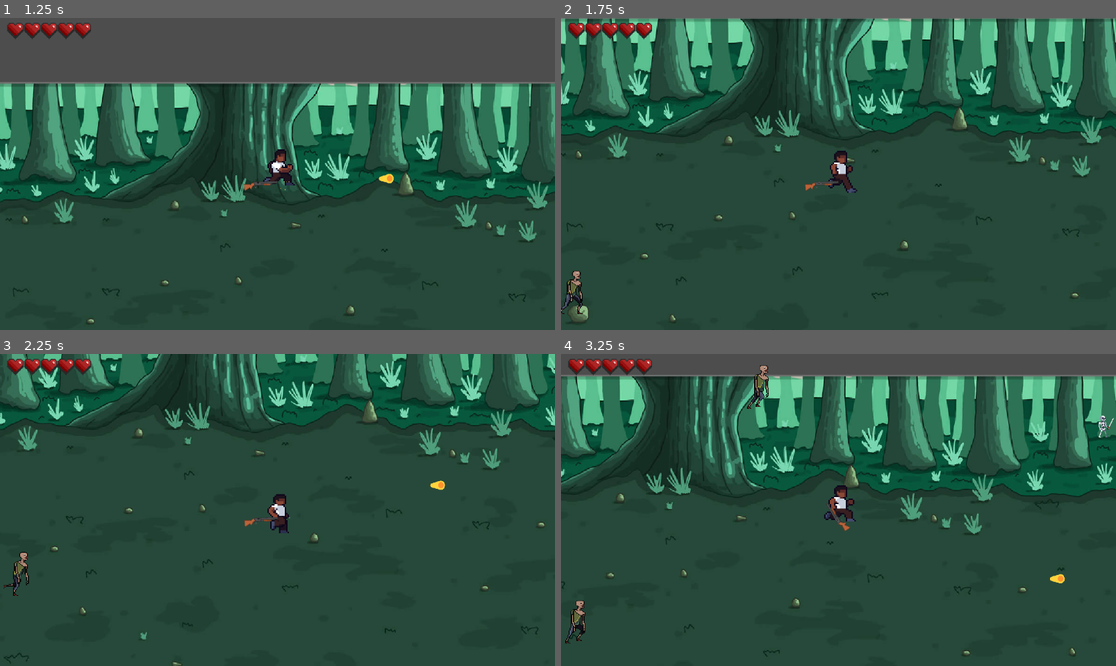
Above: before the commit, frames 1-4 (two rows, left to right).
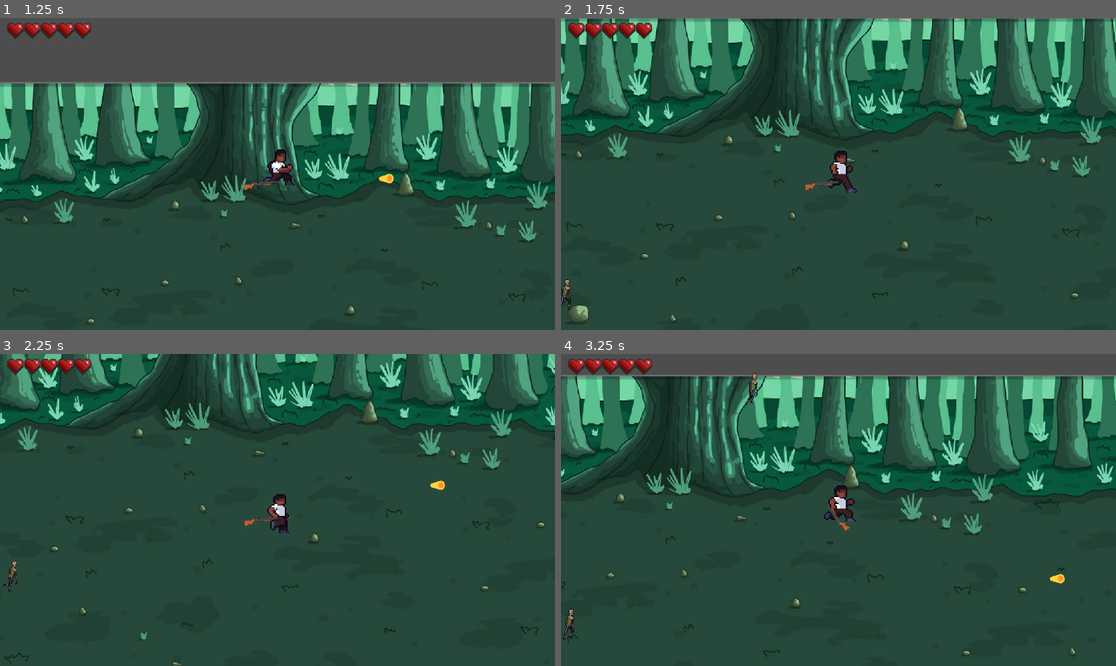
Above: after the commit, the same moments.

Repository: HJBallen/Godot_Project
Game: Godot game, scene res://scenes/stage.tscn
Two runs of this game, one before a commit and one after it. Both use one fixed random seed, a clock stepped at 60 frames per second and the inputs below.
Inputs:
- Up to frame 1 (1.25 s): tap Enter at 0.5 s; hold D (move_right) from 0.53 s (still down)
- Up to frame 2 (1.75 s): release D (move_right) at 1.28 s; hold S (move_down) from 1.28 s (still down)
- Up to frame 3 (2.25 s): release S (move_down) at 2.03 s; hold D (move_right) from 2.03 s (still down)
- Up to frame 4 (3.25 s): release D (move_right) at 2.78 s; hold W (move_up) from 2.78 s (still down)

Frame 1 is identical in both runs. In frame 2, 0.3% of the frame differs, in the area x 0-4%, y 81-95%; in frame 3, 0.3%; in frame 4, 0.7%, in the area x 0-100%, y 3-93%.
Error in both runs: Attempt to call function 'play' in base 'null instance' on a null instance. (res://scripts/zombie.gd:18)

Commit message:
Se modificaron las escenas y sus animaciones

Diff:
--- a/scenes/bullet.tscn
+++ b/scenes/bullet.tscn
@@ -21,3 +21,5 @@
 [node name="CollisionShape2D" type="CollisionShape2D" parent="."]
 position = Vector2(-4.9371, -3.10243)
 shape = SubResource("CircleShape2D_k230a")
+
+[connection signal="body_entered" from="." to="." method="_on_body_entered"]
--- a/scenes/esqueleto.tscn
+++ b/scenes/esqueleto.tscn
@@ -1,13 +1,52 @@
-[gd_scene load_steps=9 format=3 uid="uid://qoi2nwhqqv87"]
-
-[ext_resource type="Script" path="res://scripts/zombie.gd" id="1_bn5xv"]
+[gd_scene load_steps=20 format=3 uid="uid://qoi2nwhqqv87"]
+
+[ext_resource type="Script" path="res://scripts/esqueleto.gd" id="1_0ycsg"]
 [ext_resource type="Texture2D" uid="uid://jbtcky367gyi" path="res://assets/enemies/skeleton/Skeleton_01_White_Walk.png" id="2_fak58"]
 [ext_resource type="Texture2D" uid="uid://co40pgq4wlbvs" path="res://assets/enemies/skeleton/Skeleton_01_White_Hurt.png" id="3_re63j"]
+[ext_resource type="Texture2D" uid="uid://cabgdnfdf8mpk" path="res://assets/enemies/skeleton/Skeleton_01_White_Die.png" id="4_1jr7o"]
+
+[sub_resource type="Animation" id="Animation_2sny7"]
+length = 0.001
+tracks/0/type = "value"
+tracks/0/imported = false
+tracks/0/enabled = true
+tracks/0/path = NodePath("Sprite2D:frame")
+tracks/0/interp = 1
+tracks/0/loop_wrap = true
+tracks/0/keys = {
+"times": PackedFloat32Array(0),
+"transitions": PackedFloat32Array(1),
+"update": 1,
+"values": [0]
+}
+tracks/1/type = "value"
+tracks/1/imported = false
+tracks/1/enabled = true
+tracks/1/path = NodePath("Sprite2D:texture")
+tracks/1/interp = 1
+tracks/1/loop_wrap = true
+tracks/1/keys = {
+"times": PackedFloat32Array(0),
+"transitions": PackedFloat32Array(1),
+"update": 1,
+"values": [ExtResource("2_fak58")]
+}
+tracks/2/type = "value"
+tracks/2/imported = false
+tracks/2/enabled = true
+tracks/2/path = NodePath("Sprite2D:hframes")
+tracks/2/interp = 1
+tracks/2/loop_wrap = true
+tracks/2/keys = {
+"times": PackedFloat32Array(0),
+"transitions": PackedFloat32Array(1),
+"update": 1,
+"values": [5]
+}
 
 [sub_resource type="Animation" id="Animation_r04g8"]
 resource_name = "hurt"
 length = 0.5
-loop_mode = 1
 tracks/0/type = "value"
 tracks/0/imported = false
 tracks/0/enabled = true
@@ -43,45 +82,6 @@
 "transitions": PackedFloat32Array(1),
 "update": 1,
 "values": [ExtResource("3_re63j")]
-}
-
-[sub_resource type="Animation" id="Animation_2sny7"]
-length = 0.001
-tracks/0/type = "value"
-tracks/0/imported = false
-tracks/0/enabled = true
-tracks/0/path = NodePath("Sprite2D:frame")
-tracks/0/interp = 1
-tracks/0/loop_wrap = true
-tracks/0/keys = {
-"times": PackedFloat32Array(0),
-"transitions": PackedFloat32Array(1),
-"update": 1,
-"values": [0]
-}
-tracks/1/type = "value"
-tracks/1/imported = false
-tracks/1/enabled = true
-tracks/1/path = NodePath("Sprite2D:texture")
-tracks/1/interp = 1
-tracks/1/loop_wrap = true
-tracks/1/keys = {
-"times": PackedFloat32Array(0),
-"transitions": PackedFloat32Array(1),
-"update": 1,
-"values": [ExtResource("2_fak58")]
-}
-tracks/2/type = "value"
-tracks/2/imported = false
-tracks/2/enabled = true
-tracks/2/path = NodePath("Sprite2D:hframes")
-tracks/2/interp = 1
-tracks/2/loop_wrap = true
-tracks/2/keys = {
-"times": PackedFloat32Array(0),
-"transitions": PackedFloat32Array(1),
-"update": 1,
-"values": [5]
 }
 
 [sub_resource type="Animation" id="Animation_srjyy"]
@@ -124,12 +124,91 @@
 "values": [10]
 }
 
+[sub_resource type="Animation" id="Animation_f4fkr"]
+resource_name = "die"
+tracks/0/type = "value"
+tracks/0/imported = false
+tracks/0/enabled = true
+tracks/0/path = NodePath("Sprite2D:texture")
+tracks/0/interp = 1
+tracks/0/loop_wrap = true
+tracks/0/keys = {
+"times": PackedFloat32Array(0),
+"transitions": PackedFloat32Array(1),
+"update": 1,
+"values": [ExtResource("4_1jr7o")]
+}
+tracks/1/type = "value"
+tracks/1/imported = false
+tracks/1/enabled = true
+tracks/1/path = NodePath("Sprite2D:hframes")
+tracks/1/interp = 1
+tracks/1/loop_wrap = true
+tracks/1/keys = {
+"times": PackedFloat32Array(0),
+"transitions": PackedFloat32Array(1),
+"update": 1,
+"values": [13]
+}
+tracks/2/type = "value"
+tracks/2/imported = false
+tracks/2/enabled = true
+tracks/2/path = NodePath("Sprite2D:frame")
+tracks/2/interp = 1
+tracks/2/loop_wrap = true
+tracks/2/keys = {
+"times": PackedFloat32Array(0, 0.1, 0.2, 0.3, 0.4, 0.5, 0.6, 0.7, 0.8, 0.9, 1),
+"transitions": PackedFloat32Array(1, 1, 1, 1, 1, 1, 1, 1, 1, 1, 1),
+"update": 1,
+"values": [0, 1, 2, 3, 4, 5, 6, 7, 8, 9, 12]
+}
+
 [sub_resource type="AnimationLibrary" id="AnimationLibrary_rc7mo"]
 _data = {
 "RESET": SubResource("Animation_2sny7"),
+"die": SubResource("Animation_f4fkr"),
 "hurt": SubResource("Animation_r04g8"),
 "walk": SubResource("Animation_srjyy")
 }
+
+[sub_resource type="AnimationNodeAnimation" id="AnimationNodeAnimation_w1gpn"]
+animation = &"die"
+
+[sub_resource type="AnimationNodeAnimation" id="AnimationNodeAnimation_rxwhf"]
+animation = &"hurt"
+
+[sub_resource type="AnimationNodeAnimation" id="AnimationNodeAnimation_deppk"]
+animation = &"walk"
+
+[sub_resource type="AnimationNodeStateMachineTransition" id="AnimationNodeStateMachineTransition_els8e"]
+advance_mode = 2
+
+[sub_resource type="AnimationNodeStateMachineTransition" id="AnimationNodeStateMachineTransition_g3g4p"]
+advance_mode = 2
+advance_condition = &"is_hurt"
+
+[sub_resource type="AnimationNodeStateMachineTransition" id="AnimationNodeStateMachineTransition_6chht"]
+switch_mode = 2
+advance_mode = 2
+advance_condition = &"is_walking"
+
+[sub_resource type="AnimationNodeStateMachineTransition" id="AnimationNodeStateMachineTransition_n6ajk"]
+advance_mode = 2
+advance_condition = &"is_dead"
+
+[sub_resource type="AnimationNodeStateMachineTransition" id="AnimationNodeStateMachineTransition_kjucn"]
+advance_mode = 2
+advance_condition = &"is_dead"
+
+[sub_resource type="AnimationNodeStateMachine" id="AnimationNodeStateMachine_5ndd4"]
+states/die/node = SubResource("AnimationNodeAnimation_w1gpn")
+states/die/position = Vector2(493.054, -2)
+states/hurt/node = SubResource("AnimationNodeAnimation_rxwhf")
+states/hurt/position = Vector2(633.054, 100)
+states/walk/node = SubResource("AnimationNodeAnimation_deppk")
+states/walk/position = Vector2(356.054, 100)
+transitions = ["Start", "walk", SubResource("AnimationNodeStateMachineTransition_els8e"), "walk", "hurt", SubResource("AnimationNodeStateMachineTransition_g3g4p"), "hurt", "walk", SubResource("AnimationNodeStateMachineTransition_6chht"), "hurt", "die", SubResource("AnimationNodeStateMachineTransition_n6ajk"), "walk", "die", SubResource("AnimationNodeStateMachineTransition_kjucn")]
+graph_offset = Vector2(71.0536, -62.9344)
 
 [sub_resource type="CircleShape2D" id="CircleShape2D_0ubp4"]
 radius = 15.5952
@@ -138,7 +217,7 @@
 collision_layer = 2
 collision_mask = 3
 platform_floor_layers = 4294967040
-script = ExtResource("1_bn5xv")
+script = ExtResource("1_0ycsg")
 
 [node name="Sprite2D" type="Sprite2D" parent="."]
 texture = ExtResource("2_fak58")
@@ -150,7 +229,20 @@
 "": SubResource("AnimationLibrary_rc7mo")
 }
 
+[node name="AnimationTree" type="AnimationTree" parent="Sprite2D"]
+root_node = NodePath("../..")
+libraries = {
+"": SubResource("AnimationLibrary_rc7mo")
+}
+tree_root = SubResource("AnimationNodeStateMachine_5ndd4")
+anim_player = NodePath("../AnimationPlayer")
+parameters/conditions/is_dead = false
+parameters/conditions/is_hurt = false
+parameters/conditions/is_walking = false
+
 [node name="CollisionShape2D" type="CollisionShape2D" parent="."]
 position = Vector2(-2, 29)
 scale = Vector2(0.9, 0.9)
 shape = SubResource("CircleShape2D_0ubp4")
+
+[connection signal="animation_finished" from="Sprite2D/AnimationTree" to="." method="on_animations_finished"]
--- a/scenes/zombie.tscn
+++ b/scenes/zombie.tscn
@@ -1,71 +1,218 @@
-[gd_scene load_steps=13 format=3 uid="uid://dpuh7c61rss2e"]
+[gd_scene load_steps=20 format=3 uid="uid://dpuh7c61rss2e"]
 
 [ext_resource type="Script" path="res://scripts/zombie.gd" id="1_bn5xv"]
-[ext_resource type="Texture2D" uid="uid://dovan4vfvop7o" path="res://assets/enemies/zombie/Walk.png" id="2_bsrvk"]
-
-[sub_resource type="AtlasTexture" id="AtlasTexture_66ra8"]
-atlas = ExtResource("2_bsrvk")
-region = Rect2(0, 0, 96, 96)
-
-[sub_resource type="AtlasTexture" id="AtlasTexture_kcq8m"]
-atlas = ExtResource("2_bsrvk")
-region = Rect2(96, 0, 96, 96)
-
-[sub_resource type="AtlasTexture" id="AtlasTexture_5wygj"]
-atlas = ExtResource("2_bsrvk")
-region = Rect2(192, 0, 96, 96)
-
-[sub_resource type="AtlasTexture" id="AtlasTexture_wa64m"]
-atlas = ExtResource("2_bsrvk")
-region = Rect2(288, 0, 96, 96)
-
-[sub_resource type="AtlasTexture" id="AtlasTexture_ef13w"]
-atlas = ExtResource("2_bsrvk")
-region = Rect2(384, 0, 96, 96)
-
-[sub_resource type="AtlasTexture" id="AtlasTexture_rmrnq"]
-atlas = ExtResource("2_bsrvk")
-region = Rect2(480, 0, 96, 96)
-
-[sub_resource type="AtlasTexture" id="AtlasTexture_lvlkt"]
-atlas = ExtResource("2_bsrvk")
-region = Rect2(576, 0, 96, 96)
-
-[sub_resource type="AtlasTexture" id="AtlasTexture_gfnta"]
-atlas = ExtResource("2_bsrvk")
-region = Rect2(672, 0, 96, 96)
-
-[sub_resource type="SpriteFrames" id="SpriteFrames_laayd"]
-animations = [{
-"frames": [{
-"duration": 1.0,
-"texture": SubResource("AtlasTexture_66ra8")
-}, {
-"duration": 1.0,
-"texture": SubResource("AtlasTexture_kcq8m")
-}, {
-"duration": 1.0,
-"texture": SubResource("AtlasTexture_5wygj")
-}, {
-"duration": 1.0,
-"texture": SubResource("AtlasTexture_wa64m")
-}, {
-"duration": 1.0,
-"texture": SubResource("AtlasTexture_ef13w")
-}, {
-"duration": 1.0,
-"texture": SubResource("AtlasTexture_rmrnq")
-}, {
-"duration": 1.0,
-"texture": SubResource("AtlasTexture_lvlkt")
-}, {
-"duration": 1.0,
-"texture": SubResource("AtlasTexture_gfnta")
-}],
-"loop": true,
-"name": &"walk",
-"speed": 10.0
-}]
+[ext_resource type="Texture2D" uid="uid://bl4upo75xrecx" path="res://assets/enemies/zombie/Walk.png" id="2_bsrvk"]
+[ext_resource type="Texture2D" uid="uid://ccccdtgkvi354" path="res://assets/enemies/zombie/Dead.png" id="2_jhwty"]
+[ext_resource type="Texture2D" uid="uid://gcottrodwmq0" path="res://assets/enemies/zombie/Hurt.png" id="3_akye5"]
+
+[sub_resource type="Animation" id="Animation_wou1k"]
+resource_name = "hurt"
+length = 0.3
+tracks/0/type = "value"
+tracks/0/imported = false
+tracks/0/enabled = true
+tracks/0/path = NodePath(".:texture")
+tracks/0/interp = 1
+tracks/0/loop_wrap = true
+tracks/0/keys = {
+"times": PackedFloat32Array(0),
+"transitions": PackedFloat32Array(1),
+"update": 1,
+"values": [ExtResource("3_akye5")]
+}
+tracks/1/type = "value"
+tracks/1/imported = false
+tracks/1/enabled = true
+tracks/1/path = NodePath(".:hframes")
+tracks/1/interp = 1
+tracks/1/loop_wrap = true
+tracks/1/keys = {
+"times": PackedFloat32Array(0),
+"transitions": PackedFloat32Array(1),
+"update": 1,
+"values": [3]
+}
+tracks/2/type = "value"
+tracks/2/imported = false
+tracks/2/enabled = true
+tracks/2/path = NodePath(".:frame")
+tracks/2/interp = 1
+tracks/2/loop_wrap = true
+tracks/2/keys = {
+"times": PackedFloat32Array(-0.1, 0, 0.1),
+"transitions": PackedFloat32Array(1, 1, 1),
+"update": 1,
+"values": [0, 1, 2]
+}
+
+[sub_resource type="Animation" id="Animation_e2xoi"]
+length = 0.001
+tracks/0/type = "value"
+tracks/0/imported = false
+tracks/0/enabled = true
+tracks/0/path = NodePath(".:texture")
+tracks/0/interp = 1
+tracks/0/loop_wrap = true
+tracks/0/keys = {
+"times": PackedFloat32Array(0),
+"transitions": PackedFloat32Array(1),
+"update": 1,
+"values": [ExtResource("3_akye5")]
+}
+tracks/1/type = "value"
+tracks/1/imported = false
+tracks/1/enabled = true
+tracks/1/path = NodePath(".:hframes")
+tracks/1/interp = 1
+tracks/1/loop_wrap = true
+tracks/1/keys = {
+"times": PackedFloat32Array(0),
+"transitions": PackedFloat32Array(1),
+"update": 1,
+"values": [3]
+}
+tracks/2/type = "value"
+tracks/2/imported = false
+tracks/2/enabled = true
+tracks/2/path = NodePath(".:frame")
+tracks/2/interp = 1
+tracks/2/loop_wrap = true
+tracks/2/keys = {
+"times": PackedFloat32Array(0),
+"transitions": PackedFloat32Array(1),
+"update": 1,
+"values": [0]
+}
+
+[sub_resource type="Animation" id="Animation_jydhy"]
+resource_name = "walk"
+length = 0.8
+loop_mode = 1
+tracks/0/type = "value"
+tracks/0/imported = false
+tracks/0/enabled = true
+tracks/0/path = NodePath(".:texture")
+tracks/0/interp = 1
+tracks/0/loop_wrap = true
+tracks/0/keys = {
+"times": PackedFloat32Array(0),
+"transitions": PackedFloat32Array(1),
+"update": 1,
+"values": [ExtResource("2_bsrvk")]
+}
+tracks/1/type = "value"
+tracks/1/imported = false
+tracks/1/enabled = true
+tracks/1/path = NodePath(".:hframes")
+tracks/1/interp = 1
+tracks/1/loop_wrap = true
+tracks/1/keys = {
+"times": PackedFloat32Array(0),
+"transitions": PackedFloat32Array(1),
+"update": 1,
+"values": [8]
+}
+tracks/2/type = "value"
+tracks/2/imported = false
+tracks/2/enabled = true
+tracks/2/path = NodePath(".:frame")
+tracks/2/interp = 1
+tracks/2/loop_wrap = true
+tracks/2/keys = {
+"times": PackedFloat32Array(0, 0.1, 0.2, 0.3, 0.4, 0.5, 0.6, 0.7),
+"transitions": PackedFloat32Array(1, 1, 1, 1, 1, 1, 1, 1),
+"update": 1,
+"values": [0, 1, 2, 3, 4, 5, 6, 7]
+}
+
+[sub_resource type="Animation" id="Animation_xj1gv"]
+resource_name = "die"
+length = 0.5
+tracks/0/type = "value"
+tracks/0/imported = false
+tracks/0/enabled = true
+tracks/0/path = NodePath(".:texture")
+tracks/0/interp = 1
+tracks/0/loop_wrap = true
+tracks/0/keys = {
+"times": PackedFloat32Array(0),
+"transitions": PackedFloat32Array(1),
+"update": 1,
+"values": [ExtResource("2_jhwty")]
+}
+tracks/1/type = "value"
+tracks/1/imported = false
+tracks/1/enabled = true
+tracks/1/path = NodePath(".:hframes")
+tracks/1/interp = 1
+tracks/1/loop_wrap = true
+tracks/1/keys = {
+"times": PackedFloat32Array(0),
+"transitions": PackedFloat32Array(1),
+"update": 1,
+"values": [5]
+}
+tracks/2/type = "value"
+tracks/2/imported = false
+tracks/2/enabled = true
+tracks/2/path = NodePath(".:frame")
+tracks/2/interp = 1
+tracks/2/loop_wrap = true
+tracks/2/keys = {
+"times": PackedFloat32Array(0, 0.1, 0.2, 0.3, 0.4),
+"transitions": PackedFloat32Array(1, 1, 1, 1, 1),
+"update": 1,
+"values": [0, 1, 2, 3, 4]
+}
+
+[sub_resource type="AnimationLibrary" id="AnimationLibrary_408dj"]
+_data = {
+"RESET": SubResource("Animation_e2xoi"),
+"die": SubResource("Animation_xj1gv"),
+"hurt": SubResource("Animation_wou1k"),
+"walk": SubResource("Animation_jydhy")
+}
+
+[sub_resource type="AnimationNodeAnimation" id="AnimationNodeAnimation_0upfq"]
+animation = &"die"
+
+[sub_resource type="AnimationNodeAnimation" id="AnimationNodeAnimation_0erx2"]
+animation = &"hurt"
+
+[sub_resource type="AnimationNodeAnimation" id="AnimationNodeAnimation_jl7i1"]
+animation = &"walk"
+
+[sub_resource type="AnimationNodeStateMachineTransition" id="AnimationNodeStateMachineTransition_5o131"]
+advance_mode = 2
+advance_condition = &"is_hurt"
+
+[sub_resource type="AnimationNodeStateMachineTransition" id="AnimationNodeStateMachineTransition_sgkjv"]
+switch_mode = 2
+advance_mode = 2
+advance_condition = &"is_walking"
+
+[sub_resource type="AnimationNodeStateMachineTransition" id="AnimationNodeStateMachineTransition_5apyj"]
+advance_mode = 2
+
+[sub_resource type="AnimationNodeStateMachineTransition" id="AnimationNodeStateMachineTransition_b8fu8"]
+advance_mode = 2
+advance_condition = &"is_died"
+
+[sub_resource type="AnimationNodeStateMachineTransition" id="AnimationNodeStateMachineTransition_rcmp7"]
+advance_mode = 2
+advance_condition = &"is_died"
+
+[sub_resource type="AnimationNodeStateMachine" id="AnimationNodeStateMachine_esh0y"]
+states/End/position = Vector2(903, 100)
+states/Start/position = Vector2(115, 100)
+states/die/node = SubResource("AnimationNodeAnimation_0upfq")
+states/die/position = Vector2(500, 30)
+states/hurt/node = SubResource("AnimationNodeAnimation_0erx2")
+states/hurt/position = Vector2(777, 100)
+states/walk/node = SubResource("AnimationNodeAnimation_jl7i1")
+states/walk/position = Vector2(261, 100)
+transitions = ["walk", "hurt", SubResource("AnimationNodeStateMachineTransition_5o131"), "hurt", "walk", SubResource("AnimationNodeStateMachineTransition_sgkjv"), "Start", "walk", SubResource("AnimationNodeStateMachineTransition_5apyj"), "walk", "die", SubResource("AnimationNodeStateMachineTransition_b8fu8"), "hurt", "die", SubResource("AnimationNodeStateMachineTransition_rcmp7")]
+graph_offset = Vector2(0, -33.8853)
 
 [sub_resource type="CircleShape2D" id="CircleShape2D_0ubp4"]
 radius = 18.9215
@@ -76,14 +223,29 @@
 platform_floor_layers = 4294967040
 script = ExtResource("1_bn5xv")
 
-[node name="AnimatedSprite2D" type="AnimatedSprite2D" parent="." groups=["mob"]]
-position = Vector2(5.6, -11.6)
-scale = Vector2(1.8, 1.425)
-sprite_frames = SubResource("SpriteFrames_laayd")
-animation = &"walk"
-frame_progress = 0.405008
+[node name="Sprite2D" type="Sprite2D" parent="."]
+position = Vector2(-6, 0)
+texture = ExtResource("3_akye5")
+hframes = 3
+
+[node name="AnimationPlayer" type="AnimationPlayer" parent="Sprite2D"]
+libraries = {
+"": SubResource("AnimationLibrary_408dj")
+}
+
+[node name="AnimationTree" type="AnimationTree" parent="Sprite2D"]
+libraries = {
+"": SubResource("AnimationLibrary_408dj")
+}
+tree_root = SubResource("AnimationNodeStateMachine_esh0y")
+anim_player = NodePath("../AnimationPlayer")
+parameters/conditions/is_died = false
+parameters/conditions/is_hurt = false
+parameters/conditions/is_walking = false
 
 [node name="CollisionShape2D" type="CollisionShape2D" parent="."]
-position = Vector2(5, 45)
+position = Vector2(0, 31)
 scale = Vector2(0.9, 0.9)
 shape = SubResource("CircleShape2D_0ubp4")
+
+[connection signal="animation_finished" from="Sprite2D/AnimationTree" to="." method="on_animations_finished"]
